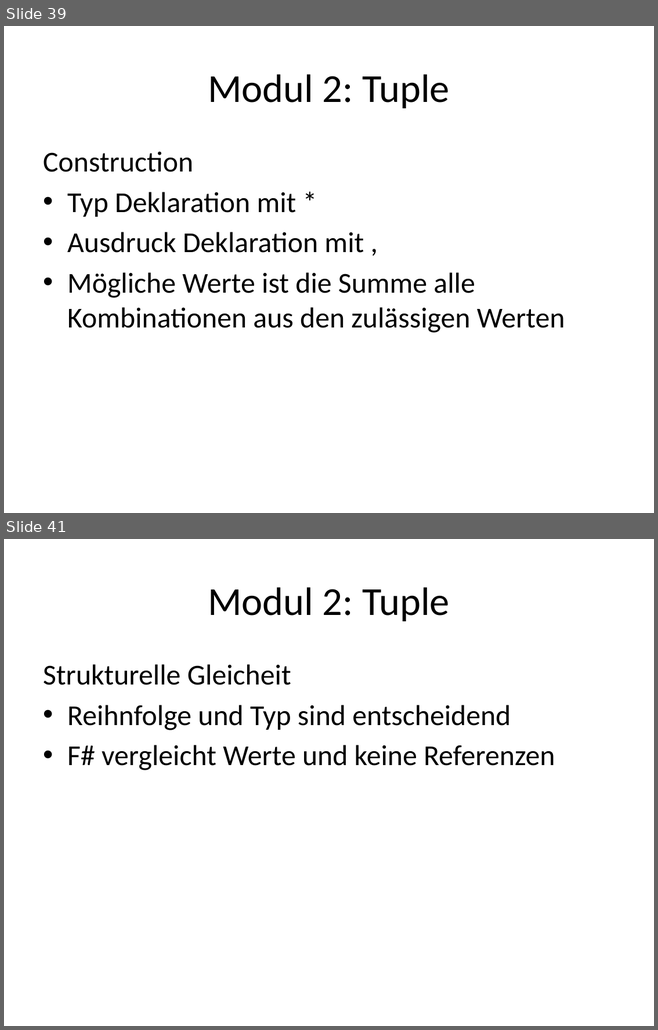
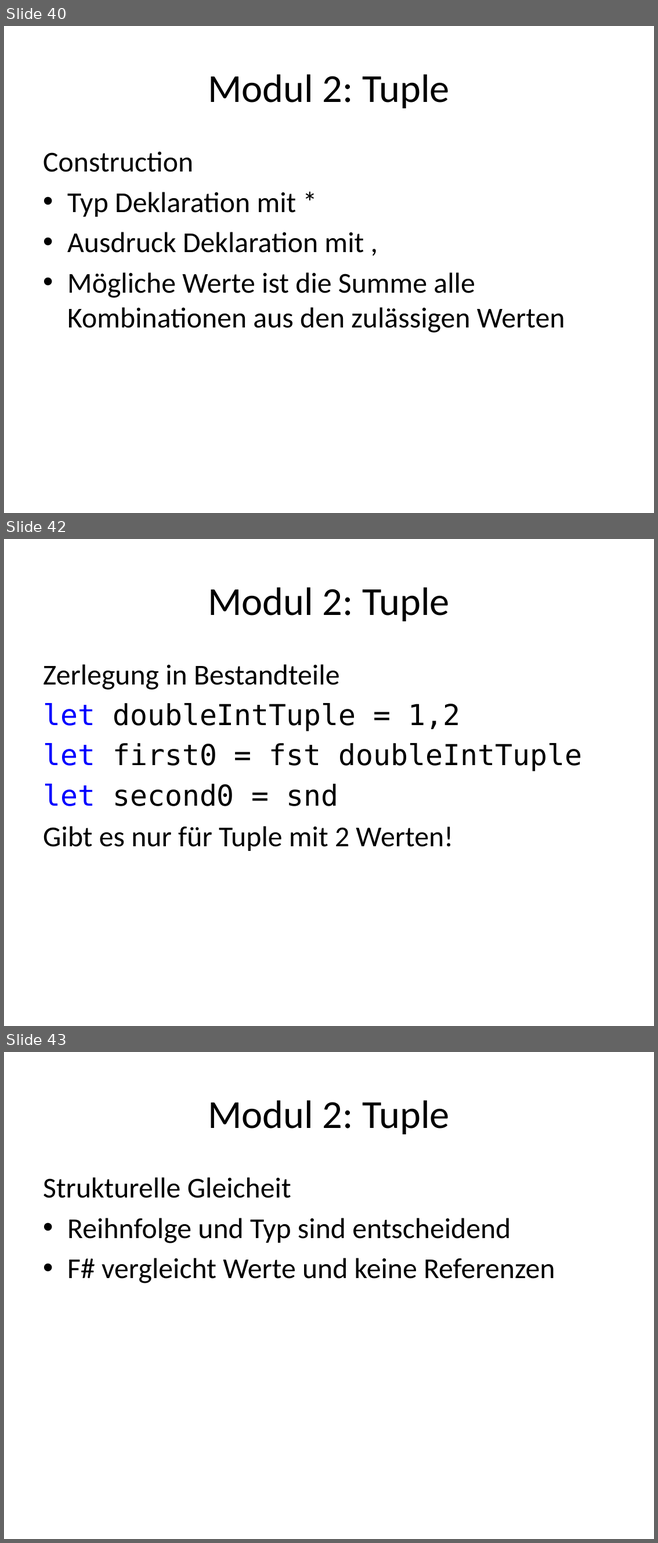
Before and after one commit to nasserbrake/Spartakiade2017, a slide deck: FSharp.pptx. Shown one above the other, each under a label of ours: slides 39 and 41 before the commit, slides 40, 42 and 43 after it; the slides between them are not shown. The pictures are 658x1030 and 658x1543 pixels, drawn with LibreOffice and Linux fonts; fonts in the diff are those of the drawing. Boxes give left, top, right and bottom in pixels: in the first picture for what was removed or moved away, otherwise in the second. Text is boxed around its words. In the diff, an @@ line names an element or a change of style, - is before the commit and + after.

Commit message:
Tuple und pattern matching.

```diff
--- a/FSharp.pptx
+++ b/FSharp.pptx
@@ slide 42 added at bbox=[4, 539, 654, 1026], background #FFFFFF @@
@@ title added at bbox=[208, 587, 449, 621], 44 pt, text #000000 @@
+Modul 2: Tuple
@@ text added at bbox=[43, 664, 582, 851], 32 pt, text #000000 @@
+Zerlegung in Bestandteile
+let doubleIntTuple = 1,2
+let first0 = fst doubleIntTuple
+let second0 = snd
+Gibt es nur für Tuple mit 2 Werten!
@@ what was slide 39 is now slide 40 @@
@@ what was slide 41 is now slide 43 @@
```
Also in this commit, not shown: 1 slide changed, 1 other slide added, 3 other files.
